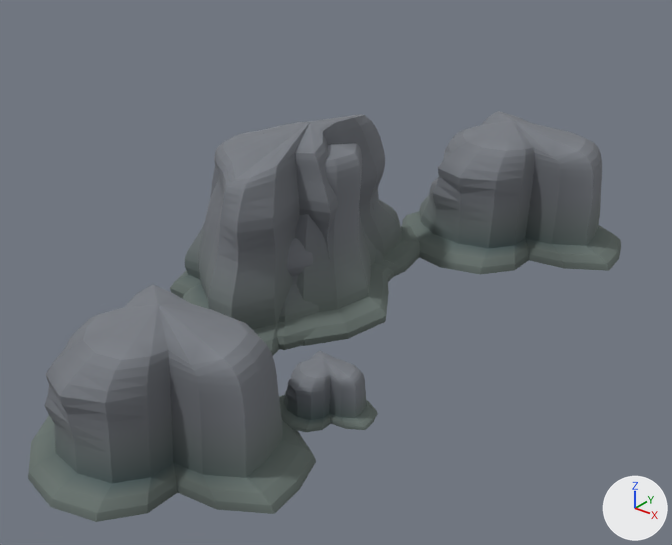
The glTF model assets/environment/rocks/SM_SpringMaw.glb as it was, and as the next commit left it.
The view is the same before and after, from a camera (50 mm lens) standing at (12.47, -14.1, 9.04) and looking at (2.0, -1.01, 0.93). Lighting does not change. The marker at lower right points along +X, +Y and +Z. The older version comes first. Vertices at exactly the same position are counted once.

In view in the first picture: 'SM_Spring_Crown', 'SM_Spring_MawN', 'SM_Spring_MawS', 'SM_Spring_Rim'.
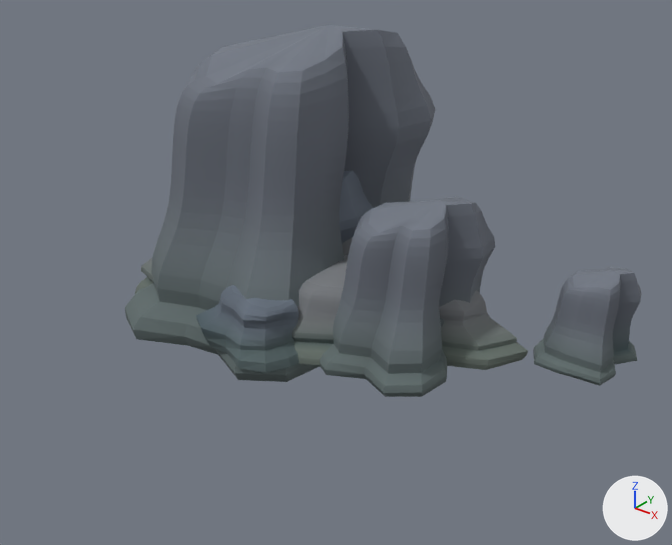
What changed in the scene script:
```text
Change me_sm_spring_maws:
    used by ob_sm_spring_maws; location = (0.0, 0.0, 0.0)
    remove me_sm_spring_maws.from_pydata(...)  # 574 vertices, 1144 faces; spans x -2.35..2.54, y -2.65..2.88, z -0.45..3.36
    add me_sm_spring_maws.from_pydata(...)  # 990 vertices, 1968 faces; spans x -2.18..2.19, y -2.66..2.46, z -0.55..2.71
    me_sm_spring_maws part 1: 574 vertices removed from x -2.35..2.54, y -2.65..2.88, z -0.45..3.36; 990 vertices added at x -2.18..2.19, y -2.66..2.46, z -0.55..2.71
Add me_sm_spring_sill:
    me_sm_spring_sill.from_pydata(...)  # 699 vertices, 1386 faces; spans x -1.39..2.34, y -3.39..1.52, z -0.4..1.07
    # faces by material slot: [1181, 205]
    me_sm_spring_sill.materials.append(mat_mat_spring_rock)
    me_sm_spring_sill.materials.append(mat_mat_spring_fracture)
Add me_sm_spring_shelf:
    me_sm_spring_shelf.from_pydata(...)  # 978 vertices, 1944 faces; spans x -2.75..5.69, y -2.97..2.59, z -0.45..1.44
    # faces by material slot: [1694, 250]
    me_sm_spring_shelf.materials.append(mat_mat_spring_rock)
    me_sm_spring_shelf.materials.append(mat_mat_spring_fracture)
Add me_sm_spring_buttress:
    me_sm_spring_buttress.from_pydata(...)  # 1856 vertices, 3692 faces; spans x -3.87..7.4, y -3.48..4.59, z -0.75..5.45
    # faces by material slot: [3282, 410]
    me_sm_spring_buttress.materials.append(mat_mat_spring_rock)
    me_sm_spring_buttress.materials.append(mat_mat_spring_fracture)
Remove ob_sm_spring_mawn:
    ob_sm_spring_mawn = bpy.data.objects.new('SM_Spring_MawN', me_sm_spring_mawn)
    ob_sm_spring_mawn.location = (0.0, 0.0, 0.0)
Remove ob_sm_spring_crown:
    ob_sm_spring_crown = bpy.data.objects.new('SM_Spring_Crown', me_sm_spring_crown)
    ob_sm_spring_crown.location = (0.0, 0.0, 0.0)
Remove ob_sm_spring_rim:
    ob_sm_spring_rim = bpy.data.objects.new('SM_Spring_Rim', me_sm_spring_rim)
    ob_sm_spring_rim.location = (0.0, 0.0, 0.0)
Add ob_sm_spring_sill:
    ob_sm_spring_sill = bpy.data.objects.new('SM_Spring_Sill', me_sm_spring_sill)
    ob_sm_spring_sill.location = (0.0, 0.0, 0.0)
Add ob_sm_spring_shelf:
    ob_sm_spring_shelf = bpy.data.objects.new('SM_Spring_Shelf', me_sm_spring_shelf)
    ob_sm_spring_shelf.location = (0.0, 0.0, 0.0)
Add ob_sm_spring_buttress:
    ob_sm_spring_buttress = bpy.data.objects.new('SM_Spring_Buttress', me_sm_spring_buttress)
    ob_sm_spring_buttress.location = (0.0, 0.0, 0.0)
```

Changed parts and their boxes (x1, y1, x2, y2) in the pictures (672 x 545 px):
'SM_Spring_Buttress', added
    after: (125, 25, 641, 397)
    faces in mat_mat_spring_rock: (125, 30, 641, 397)
    faces in mat_mat_spring_fracture: (206, 25, 634, 290)
'SM_Spring_Rim', deleted
    before: (28, 111, 621, 522)
    faces in mat_mat_spring_rock: (28, 119, 621, 522)
    faces in mat_mat_spring_fracture: (83, 111, 586, 380)
'SM_Spring_MawN', deleted
    before: (183, 114, 420, 356)
    faces in mat_mat_spring_rock: (183, 115, 420, 356)
    faces in mat_mat_spring_fracture: (223, 114, 363, 179)
'SM_Spring_MawS', reshaped
    before: (170, 125, 394, 346)
    after: (339, 170, 373, 244)
'SM_Spring_Shelf', added
    after: (135, 237, 528, 370)
    faces in mat_mat_spring_rock: (135, 238, 528, 370)
    faces in mat_mat_spring_fracture: (306, 237, 353, 288)
'SM_Spring_Sill', added
    after: (196, 285, 299, 372)
    faces in mat_mat_spring_rock: (196, 285, 299, 372)
    faces in mat_mat_spring_fracture: (231, 285, 288, 308)
'SM_Spring_Crown', deleted
    before: (277, 238, 398, 350)
